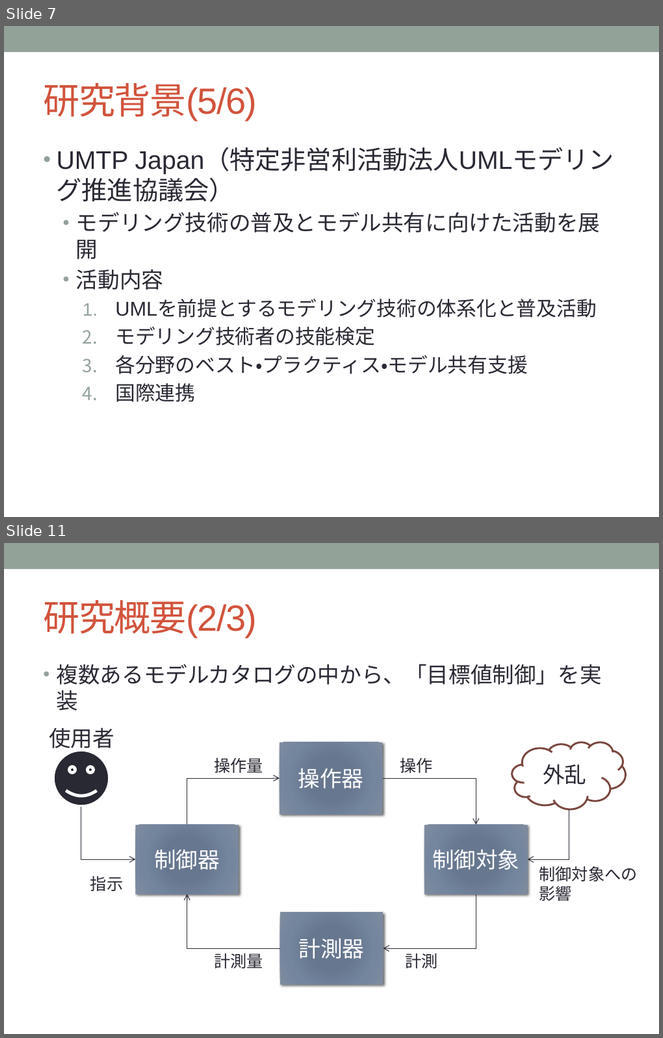
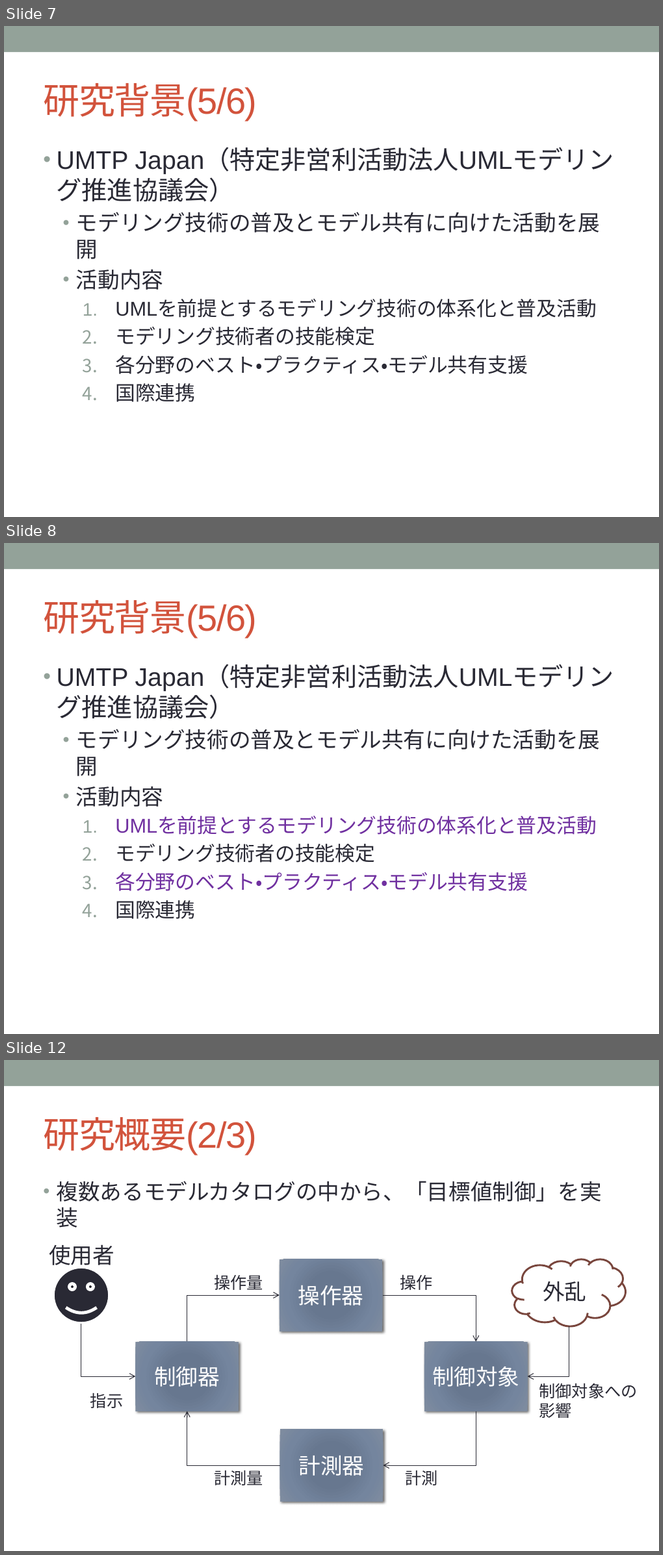
Before and after one commit to YutaNiimura/leJOS-OSEK, a slide deck: 中間発表関連/5I25新村祐太 中間発表スライドver0.5.pptx. Shown one above the other, each under a label of ours: slides 7 and 11 before the commit, slides 7, 8 and 12 after it; the slides between them are not shown. The pictures are 663x1038 and 663x1555 pixels, drawn with LibreOffice and Linux fonts; fonts in the diff are those of the drawing. Boxes give left, top, right and bottom in pixels: in the first picture for what was removed or moved away, otherwise in the second. Text is boxed around its words. In the diff, an @@ line names an element or a change of style, - is before the commit and + after.

```diff
--- a/中間発表関連/5I25新村祐太 中間発表スライドver0.5.pptx
+++ b/中間発表関連/5I25新村祐太 中間発表スライドver0.5.pptx
@@ slide 8 added at <box>4,543,659,1034</box>, background #FFFFFF; not listed: 1 template element that a slide beside it also shows @@
@@ title added at <box>43,600,257,639</box>, 40 pt, text #D2533C @@
+研究背景(5/6)
@@ text added at <box>57,666,614,919</box>, 22 pt, text #292934 @@
+• UMTP Japan（特定非営利活動法人UMLモデリング推進協議会）
+  • モデリング技術の普及とモデル共有に向けた活動を展開
+  • 活動内容
+    1. UMLを前提とするモデリング技術の体系化と普及活動
+    2. モデリング技術者の技能検定
+    3. 各分野のベスト・プラクティス・モデル共有支援
+    4. 国際連携
@@ what was slide 11 is now slide 12 @@
```
Also in this commit, not shown: 10 slides changed, 1 other slide added, 11 other files.
